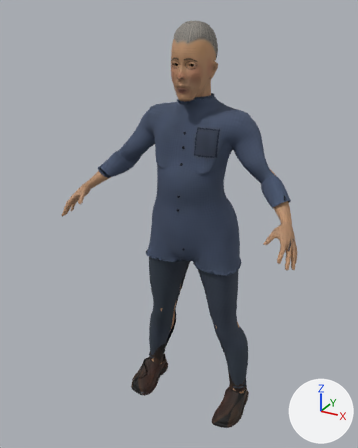
Before and after pictures for a commit that changed the glTF model studio/public/assets/characters/char.male-lansia-kemeja/char.male-lansia-kemeja.glb.
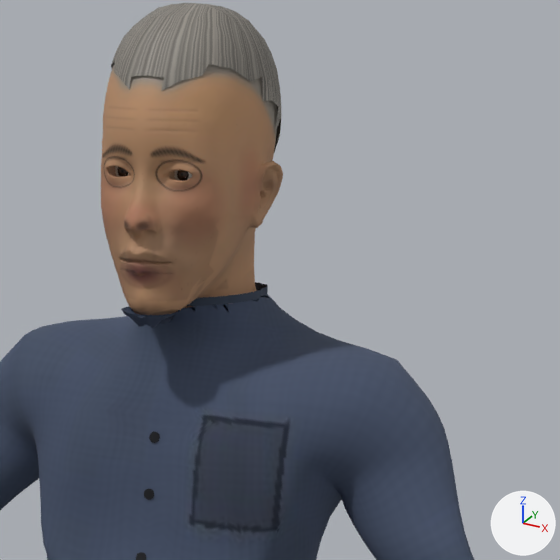
Old and new are each drawn whole from a camera (50 mm lens) standing at (0.86, -1.732, 1.717) and looking at (-0.042, -0.092, 0.896) and again close up on the part from 40% to 81% of the width and 4% to 37% of the height. Arrows for +X, +Y and +Z are at lower right; the lights stay in place. The last two pictures show the newer version. Vertices at exactly the same position are counted once.

The first close-up shows 'char.male-lansia-kemeja-mesh'.
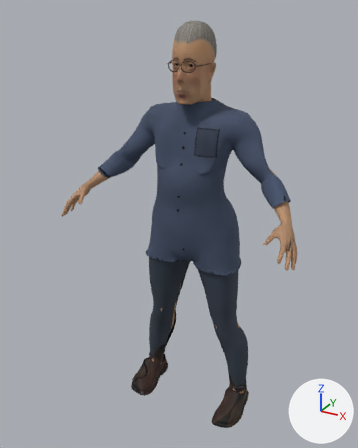
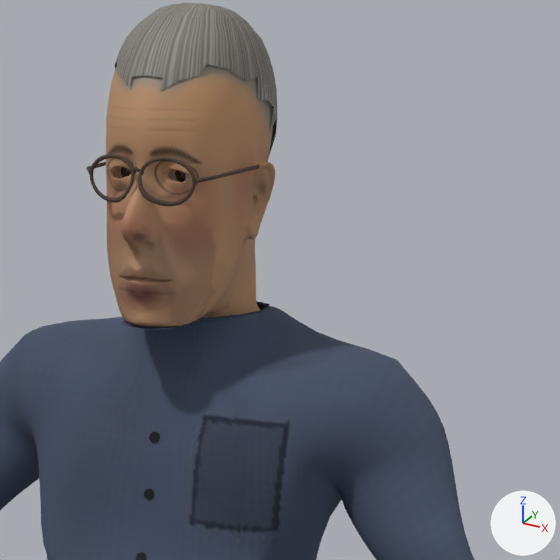
What changed in the scene script:
```text
Add img_tex37:
    img_tex37 = load_image('tex37', '_unpacked/tex37', 128, 128, 'Non-Color')
Add img_tex38:
    img_tex38 = load_image('tex38', '_unpacked/tex38', 128, 128, 'Non-Color')
Add img_tex36:
    img_tex36 = load_image('tex36', '_unpacked/tex36', 128, 128, 'sRGB')
Add mat_frame:
    mat_frame = bpy.data.materials.new('frame')
    # uses the picture img_tex36
    # uses the picture img_tex37
    # uses the picture img_tex38
Change me_char_male_lansia_kemeja:
    used by ob_char_male_lansia_kemeja_mesh; location = (0.0, 0.0, 0.0)
    remove me_char_male_lansia_kemeja.from_pydata(...)  # 21750 vertices, 41798 faces; spans x -0.5..0.5, y -0.32..0.12, z -0.01..1.67
    add me_char_male_lansia_kemeja.from_pydata(...)  # 22626 vertices, 43500 faces; spans x -0.5..0.5, y -0.32..0.12, z -0.01..1.67
    me_char_male_lansia_kemeja part 1: a new loose piece of 26 vertices spanning x -0.07..-0.05, y -0.15..-0.05, z 1.52..1.53, in mat_frame
    me_char_male_lansia_kemeja part 2: a new loose piece of 26 vertices spanning x 0.05..0.07, y -0.15..-0.05, z 1.52..1.53, in mat_frame
    me_char_male_lansia_kemeja part 3: 2020 vertices moved from x -0.09..0.09, y -0.17..0.04, z 1.39..1.61 to x -0.08..0.08, y -0.18..0.04, z 1.39..1.61; 846 vertices removed from x -0.09..0.09, y -0.16..0.04, z 1.4..1.61; 1644 vertices added at x -0.08..0.08, y -0.18..0.04, z 1.39..1.61
    me_char_male_lansia_kemeja part 4: 308 kept faces spanning x -0.07..0.07, y -0.15..0.02, z 1.39..1.54 get new texture (UV) coordinates
    me_char_male_lansia_kemeja part 5: 3 faces spanning x -0.05..0.06, y -0.06..-0.01, z 1.39..1.4 switch from mat_cloth_shirt_long to mat_cloth_shirt_long_trim
    other edits to the shape of me_char_male_lansia_kemeja do not show in these pictures
    add me_char_male_lansia_kemeja.materials.append(mat_frame)
```

Boxes (x1, y1, x2, y2) around the edits, measured in the close-ups (560 x 560 px; the box of a moved part takes in the faces that stretch with it):
part 1 of me_char_male_lansia_kemeja, added
    after: (86, 162, 106, 175)
part 2 of me_char_male_lansia_kemeja, added
    after: (195, 165, 260, 183)
part 3 of me_char_male_lansia_kemeja, moved or reshaped
    before: (101, 57, 284, 338)
    after: (90, 57, 284, 338)
part 4 of me_char_male_lansia_kemeja, surface changed
    before: (111, 166, 266, 320)
    after: (109, 168, 255, 317)
part 5 of me_char_male_lansia_kemeja, recoloured
    before: (228, 298, 266, 313)
